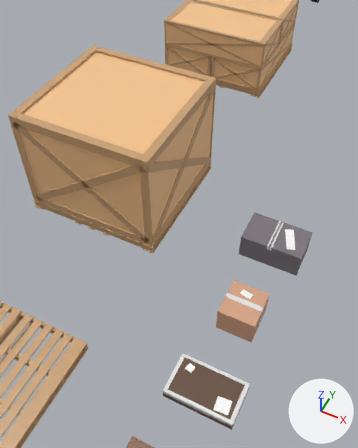
The FBX model Serial Cleaners/Assets/Models/Environment/Tutorial/WarehouseAssets.fbx: old version first, new version second.
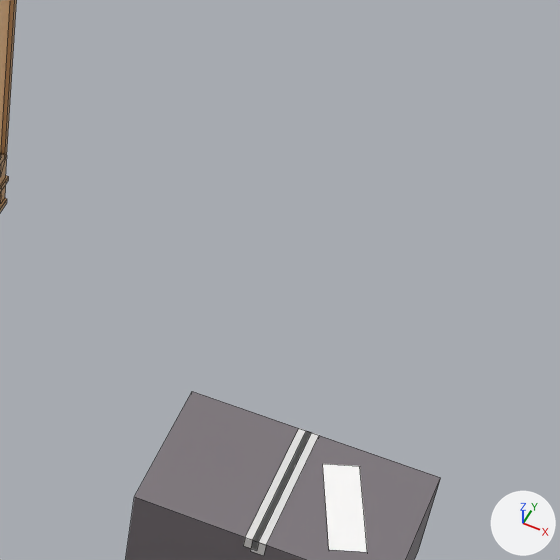
Old and new are each drawn from a camera (50 mm lens) standing at (9.7, -3.21, 16.17) and looking at (3.14, 9.92, -0.25) and again close up on the part from 59% to 95% of the width and 27% to 56% of the height. The axes (+X, +Y, +Z) are drawn at lower right. The lights are the same throughout. The close-ups show mesh edges as thin lines.

Objects in the first close-up: 'CarbordBox4', 'WoodCrate'.
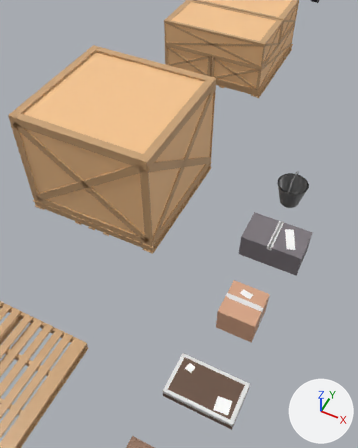
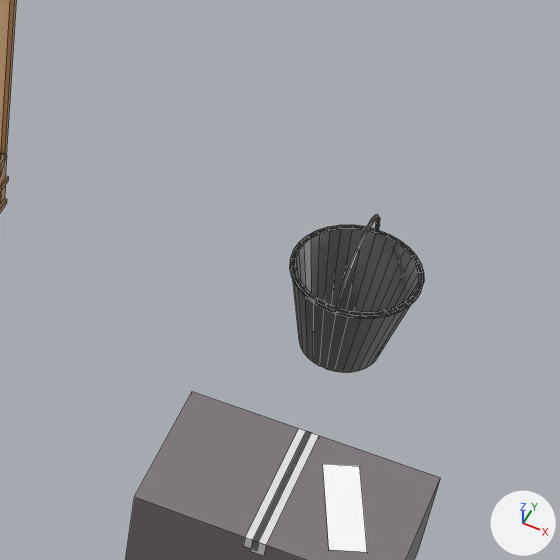
Pixel boxes (x1, y1, x2, y2) of what changed, in the close-ups (560 x 560 px):
```json
{"object": "Bucket", "change": "added", "after": [290, 214, 424, 372]}
```

Edits to the scene script, one JSON object a line:
```json
{"op": "add", "block": "mat_metal", "code": ["mat_metal = principled_material('Metal')", "mat_metal.base_color = (0.281, 0.281, 0.281)  # grey #909090", "mat_metal.roughness = 0.4"]}
{"op": "add", "block": "me_cylinder_001", "code": ["me_cylinder_001 = bpy.data.meshes.new('Cylinder.001')", "me_cylinder_001.from_pydata(...)  # 502 vertices, 476 faces; spans x -0.68..0.68, y -0.68..0.68, z 0.0..1.62", "me_cylinder_001.materials.append(mat_metal)  # grey #909090"]}
{"op": "add", "block": "ob_bucket", "code": ["ob_bucket = bpy.data.objects.new('Bucket', me_cylinder_001)", "ob_bucket.location = (7.09, 13.21, 0.0)"]}
```
